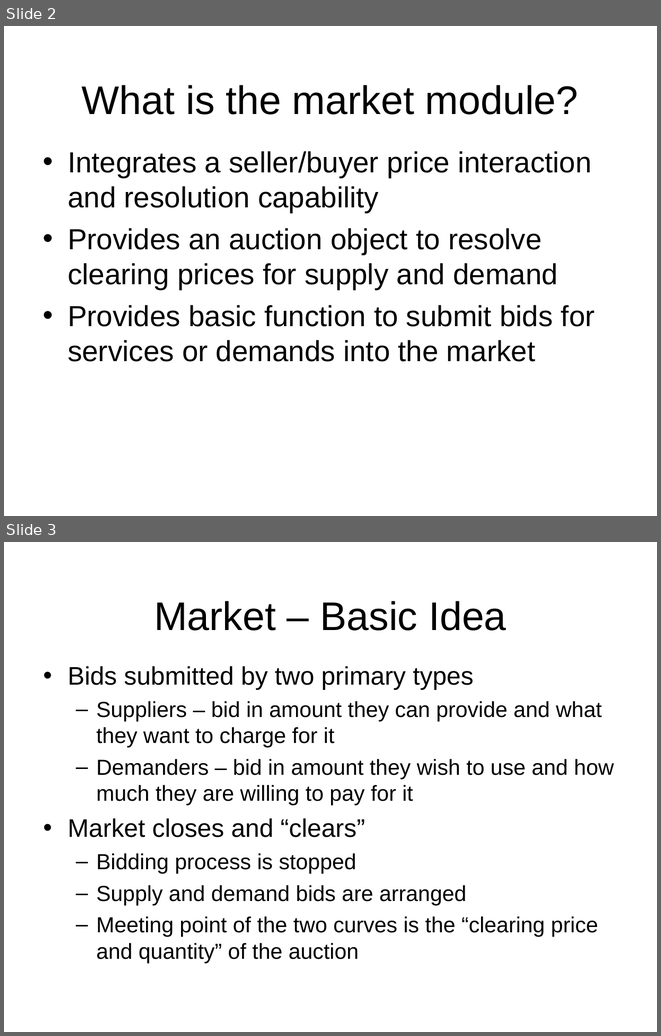
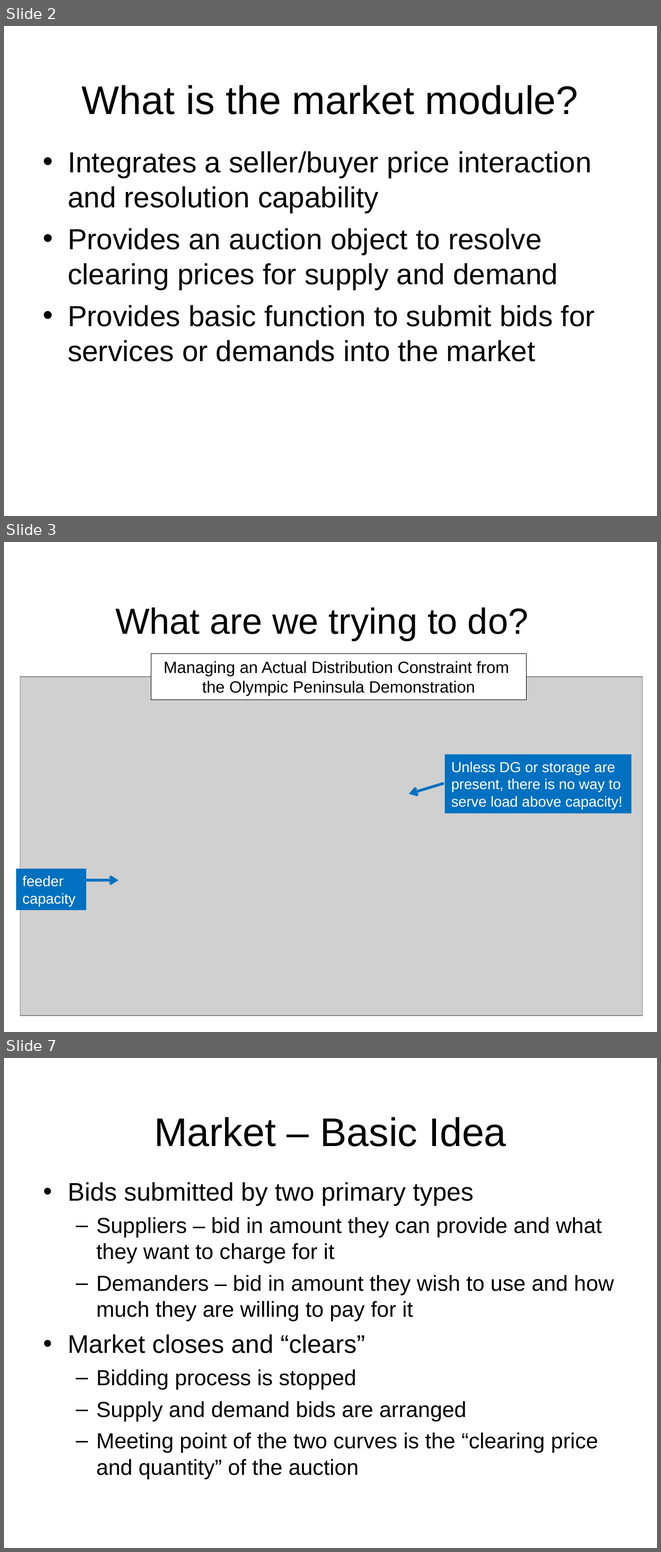
Before and after one commit to gridlab-d/course, a slide deck: FourDayCourse/5.1 - Market Module.ppt. Shown one above the other, each under a label of ours: slides 2 and 3 before the commit, slides 2, 3 and 7 after it; the slides between them are not shown. The pictures are 661x1036 and 661x1552 pixels, drawn with LibreOffice and Linux fonts; fonts in the diff are those of the drawing; grey boxes stand for pictures; background and template pictures are left out. Boxes give left, top, right and bottom in pixels: in the first picture for what was removed or moved away, otherwise in the second. Text is boxed around its words. In the diff, an @@ line names an element or a change of style, - is before the commit and + after.

```diff
--- a/FourDayCourse/5.1 - Market Module.ppt
+++ b/FourDayCourse/5.1 - Market Module.ppt
@@ slide 3 added at (x1=4, y1=542, x2=657, y2=1032), background picture (left out) @@
@@ title added at (x1=115, y1=607, x2=528, y2=640), 40 pt, text #000000 @@
+What are we trying to do?
@@ group added at (x1=16, y1=654, x2=642, y2=1015): 3 rectangles, 2 arrows, 1 picture @@
+Managing an Actual Distribution Constraint from
+the Olympic Peninsula Demonstration
+Unless DG or storage are present, there is no way to serve load above capacity!
+feeder capacity
@@ what was slide 3 is now slide 7 @@
```
Also in this commit, not shown: 5 slides changed, 5 other slides added, 1 slide removed, 13 other files.
